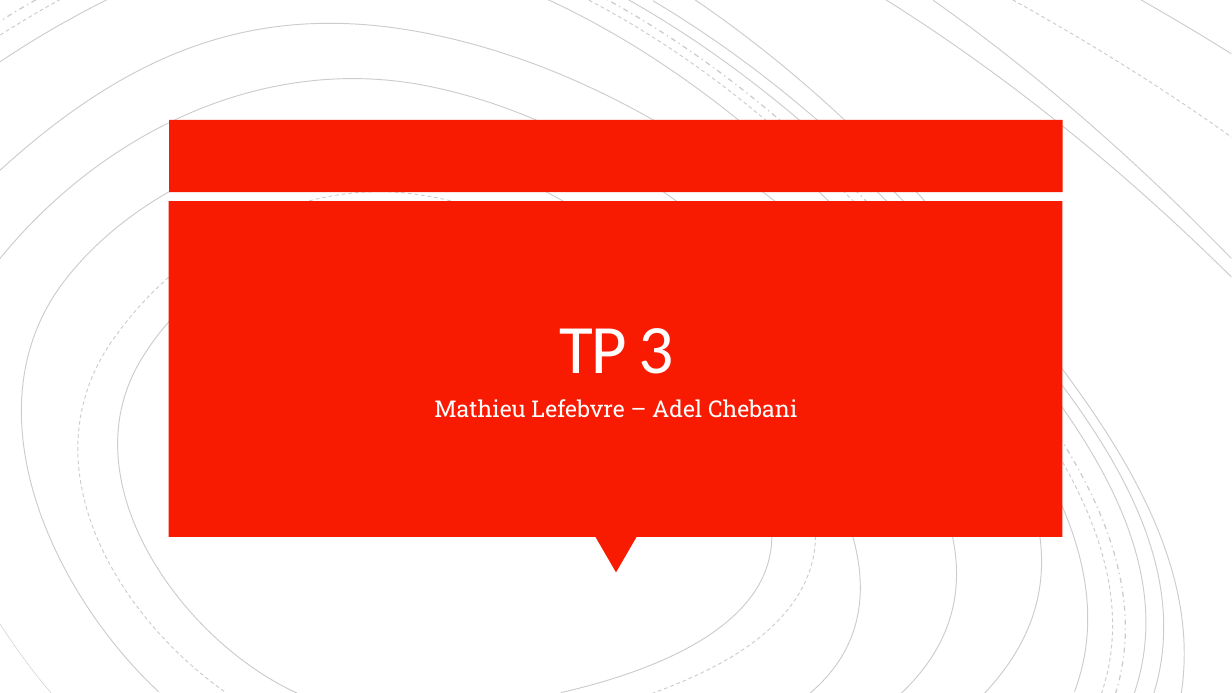
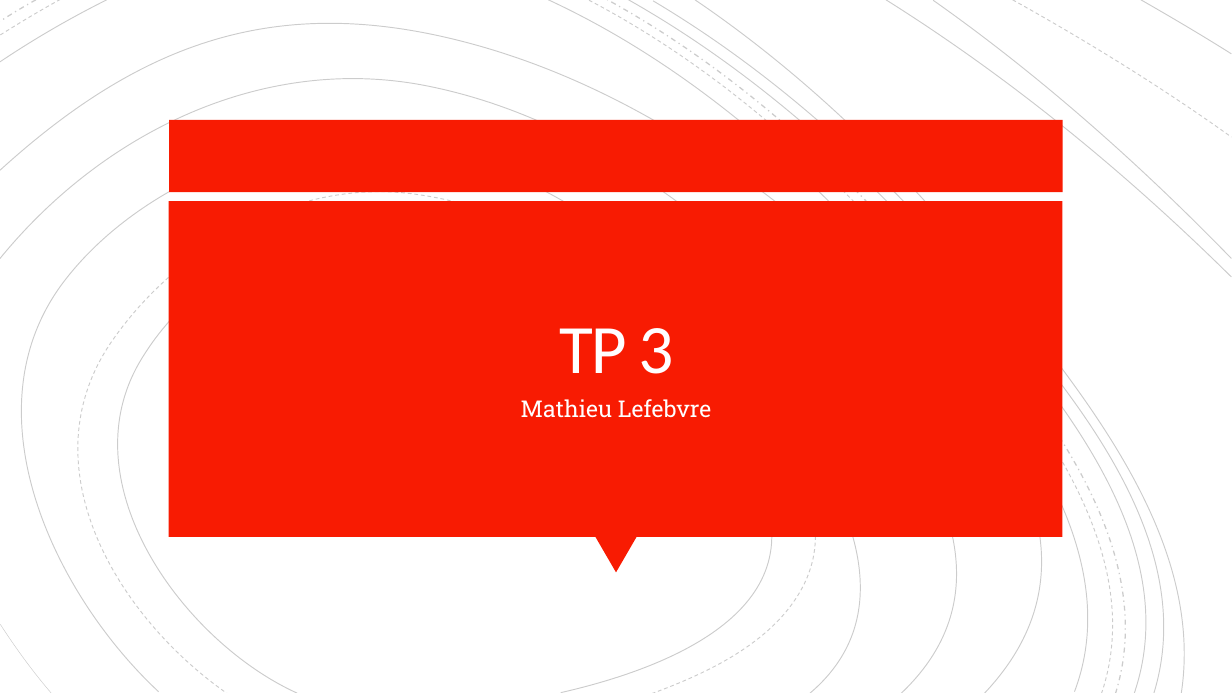
Before and after one commit to lef013/inf1001-tp3, a slide deck: slide 1 of doc/TP3.pptx. Drawn at 1232x693 pixels with LibreOffice and Linux fonts; fonts in the diff are those of the drawing. Boxes give left, top, right and bottom in pixels: in the first picture for what was removed or moved away, otherwise in the second. Text is boxed around its words. In the diff, an @@ line names an element or a change of style, - is before the commit and + after.

Commit message:
doc tp3

```diff
--- a/doc/TP3.pptx
+++ b/doc/TP3.pptx
@@ subtitle at [521,399,711,418]: text changed @@
-Mathieu Lefebvre – Adel Chebani
+Mathieu Lefebvre
```
